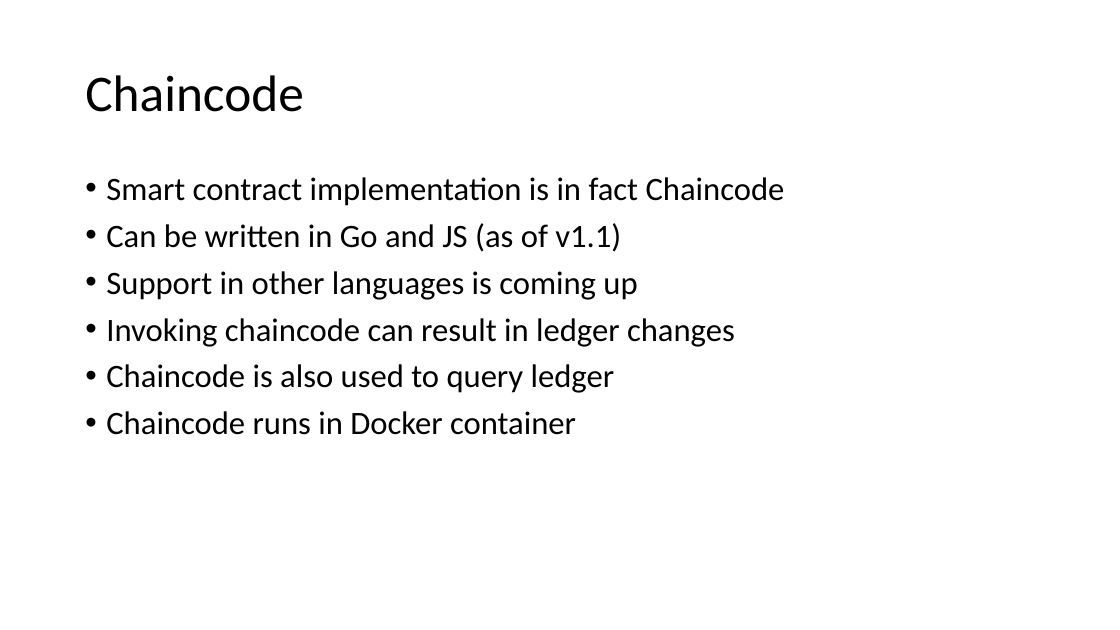
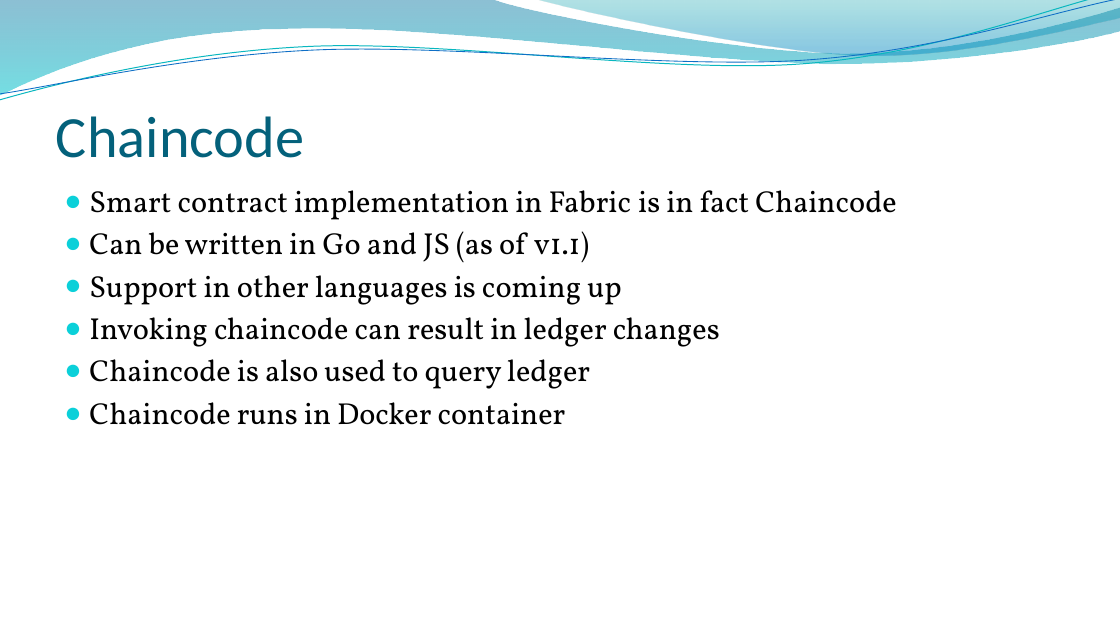
Before and after one commit to aleksamirkovic/blockchainExamples, a slide deck: slide 5 of HyperLedgerFabric.pptx. Drawn at 1120x630 pixels with LibreOffice and Linux fonts; fonts in the diff are those of the drawing; background and template pictures are left out. Boxes give left, top, right and bottom in pixels: in the first picture for what was removed or moved away, otherwise in the second. Text is boxed around its words. In the diff, an @@ line names an element or a change of style, - is before the commit and + after.

```diff
--- a/HyperLedgerFabric.pptx
+++ b/HyperLedgerFabric.pptx
@@ freeform shape added at (x1=0, y1=0, x2=1120, y2=95), fill gradient #0074A1 to #00C6CF @@
@@ freeform shape added at (x1=0, y1=0, x2=1120, y2=105), outline #0AB8BF 0.85 pt @@
@@ freeform shape added at (x1=0, y1=0, x2=1120, y2=100), outline #0F6FC6 0.75 pt @@
@@ freeform shape added at (x1=537, y1=0, x2=1120, y2=58), fill gradient #00A1A9 to #008BBF @@
@@ title "Chaincode" moved from (x1=85, y1=75, x2=303, y2=112) to (x1=56, y1=116, x2=304, y2=158) @@
@@ title "Chaincode" at (x1=56, y1=116, x2=304, y2=158): size 44 to 50 pt, text colour #000000 to #04617B; line spacing 0.9 to 1; vertical alignment middle to bottom @@
@@ text "Smart contract implementation in Fabric ..." moved from (x1=106, y1=177, x2=785, y2=435) to (x1=89, y1=190, x2=896, y2=425) @@
@@ text at (x1=89, y1=190, x2=896, y2=220): text changed; size 28 to 26 pt; font Calibri to Vollkorn @@
-• Smart contract implementation is in fact Chaincode
+● Smart contract implementation in Fabric is in fact Chaincode
@@ text at (x1=89, y1=231, x2=720, y2=425): size 28 to 26 pt, font Calibri to Vollkorn in "Can be written in Go and JS ...", "Support in other languages is coming up", "Invoking chaincode can result in ledger changes", "Chaincode is also used to query ledger" and 1 more places; bullet • to ●; line spacing 0.9 to 1; less space between paragraphs @@
```
Also in this commit, not shown: 29 other slides changed, 1 slide added, 5 slides removed.
